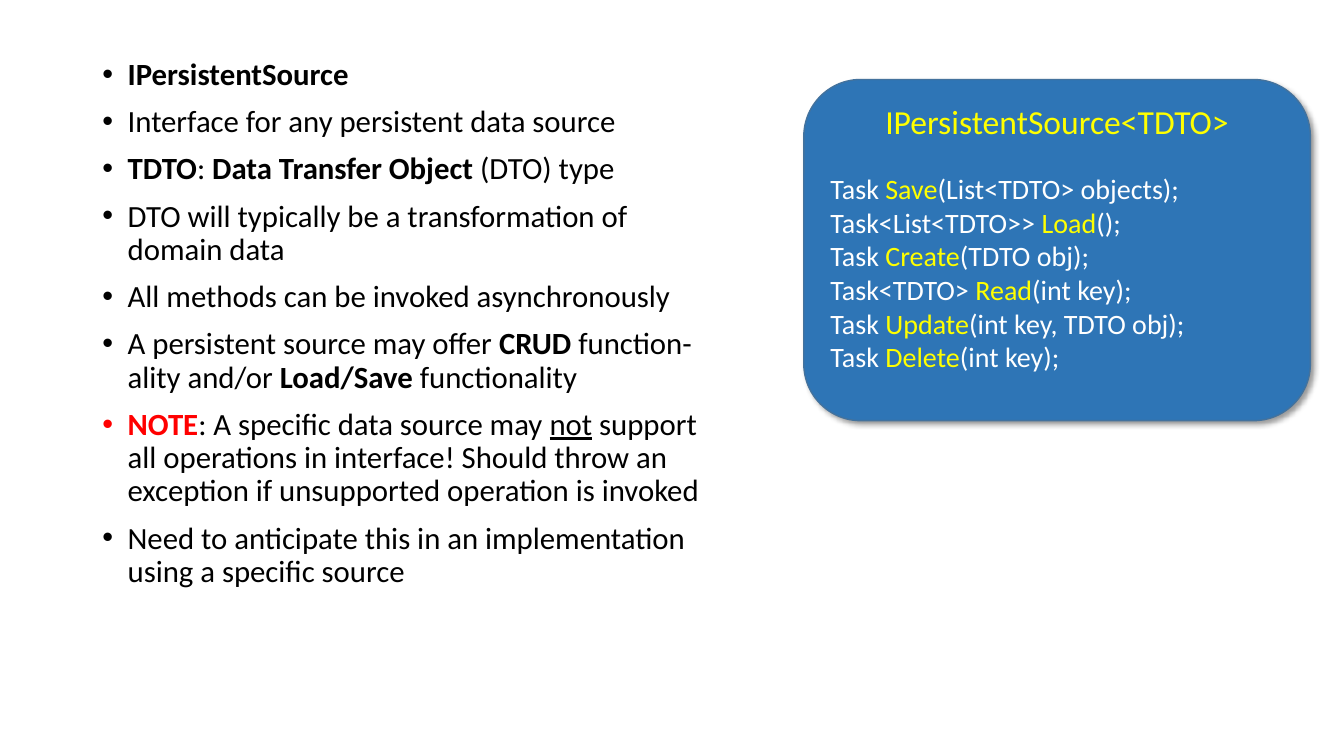
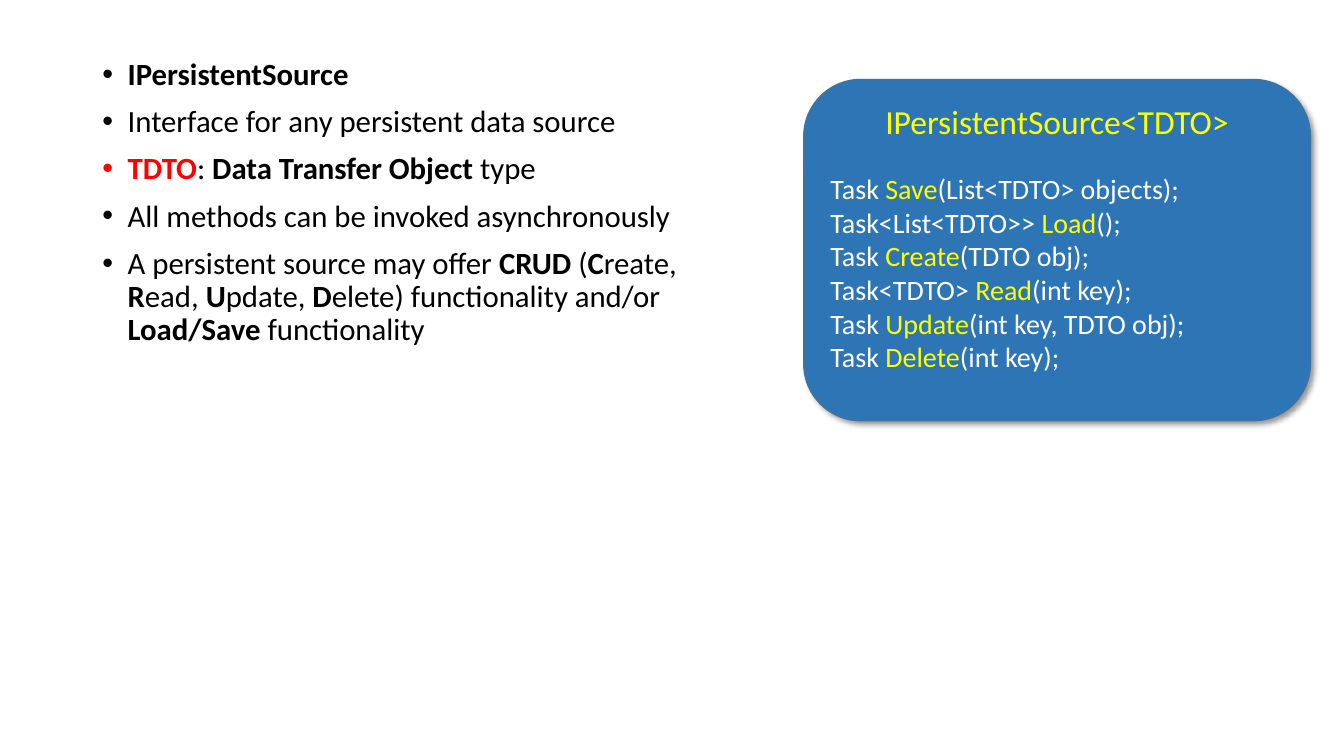
Before and after one commit to perl-easj/Teaching-materials, a slide deck: slide 41 of CSharpProgramming/Presentations/MVVMStarter Class Library.pptx (slide 27 before the commit). Drawn at 1344x756 pixels with LibreOffice and Linux fonts; fonts in the diff are those of the drawing. Boxes give left, top, right and bottom in pixels: in the first picture for what was removed or moved away, otherwise in the second. Text is boxed around its words. In the diff, an @@ line names an element or a change of style, - is before the commit and + after.

Commit message:
Added more explanatory text and illustrations, still WIP
Added more explanatory text and illustrations, still WIP

```diff
--- a/CSharpProgramming/Presentations/MVVMStarter Class Library.pptx
+++ b/CSharpProgramming/Presentations/MVVMStarter Class Library.pptx
@@ text at box(128, 157, 536, 185): text changed; bold on @@
-• TDTO: Data Transfer Object (DTO) type
-• DTO will typically be a transformation of domain data
+• TDTO: Data Transfer Object type
@@ text at box(128, 251, 677, 345): text changed @@
-• A persistent source may offer CRUD function-ality and/or Load/Save functionality
-• NOTE: A specific data source may not support all operations in interface! Should throw an exception if unsupported operation is invoked
-• Need to anticipate this in an implementation using a specific source
+• A persistent source may offer CRUD (Create, Read, Update, Delete) functionality and/or Load/Save functionality
```
Also in this commit, not shown: 33 other slides changed, 44 slides added, 8 slides removed.
